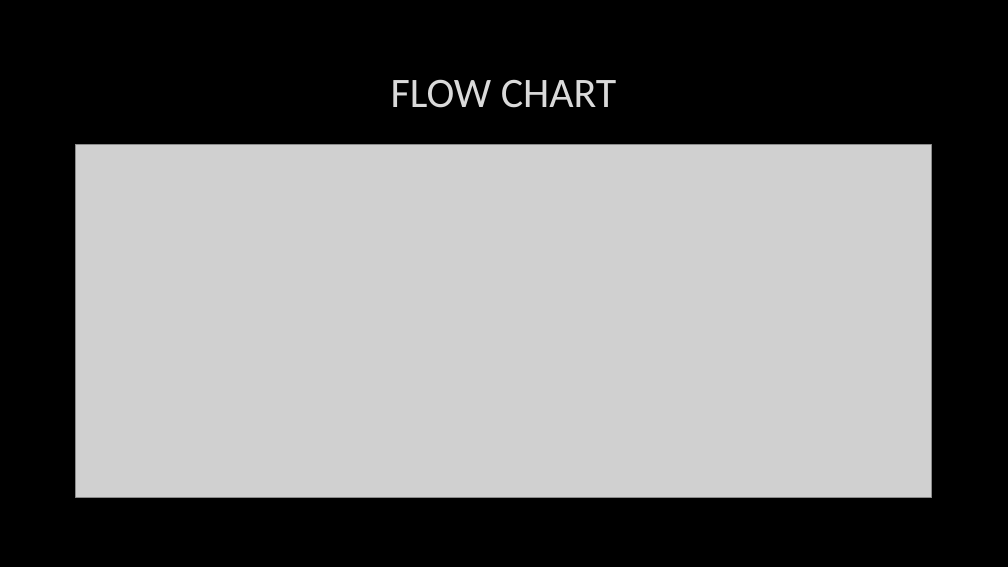
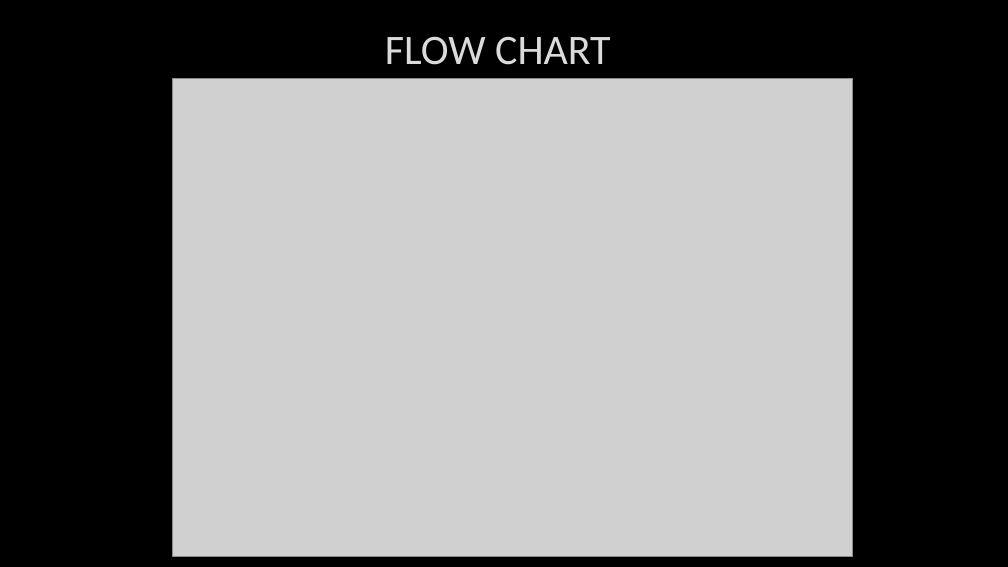
Before and after one commit to saketh-r0ck/Lab-Repository, a slide deck: slide 4 of Project/Algo/Advance algo project proposal.pptx (slide 5 before the commit). Drawn at 1008x567 pixels with LibreOffice and Linux fonts; fonts in the diff are those of the drawing; grey boxes stand for pictures; background and template pictures are left out. Boxes give left, top, right and bottom in pixels: in the first picture for what was removed or moved away, otherwise in the second. Text is boxed around its words. In the diff, an @@ line names an element or a change of style, - is before the commit and + after.

```diff
--- a/Project/Algo/Advance algo project proposal.pptx
+++ b/Project/Algo/Advance algo project proposal.pptx
@@ title "FLOW CHART": place and size @@
-title "FLOW CHART" at (391,79,617,108)
+title "FLOW CHART" at (385,36,611,65)
@@ picture: place and size @@
-picture at (76,144,932,498)
+picture at (173,79,853,557)
```
Also in this commit, not shown: 1 other slide changed, 3 slides added, 3 slides removed, 3 other files.
